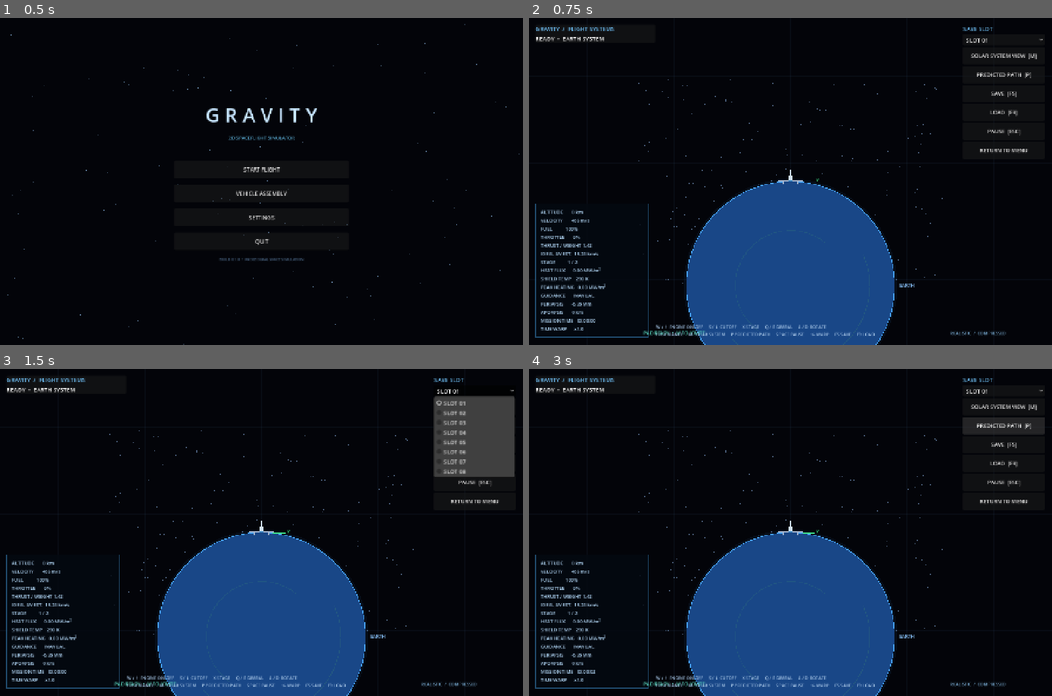
Above: before the commit, frames 1-4 (two rows, left to right).
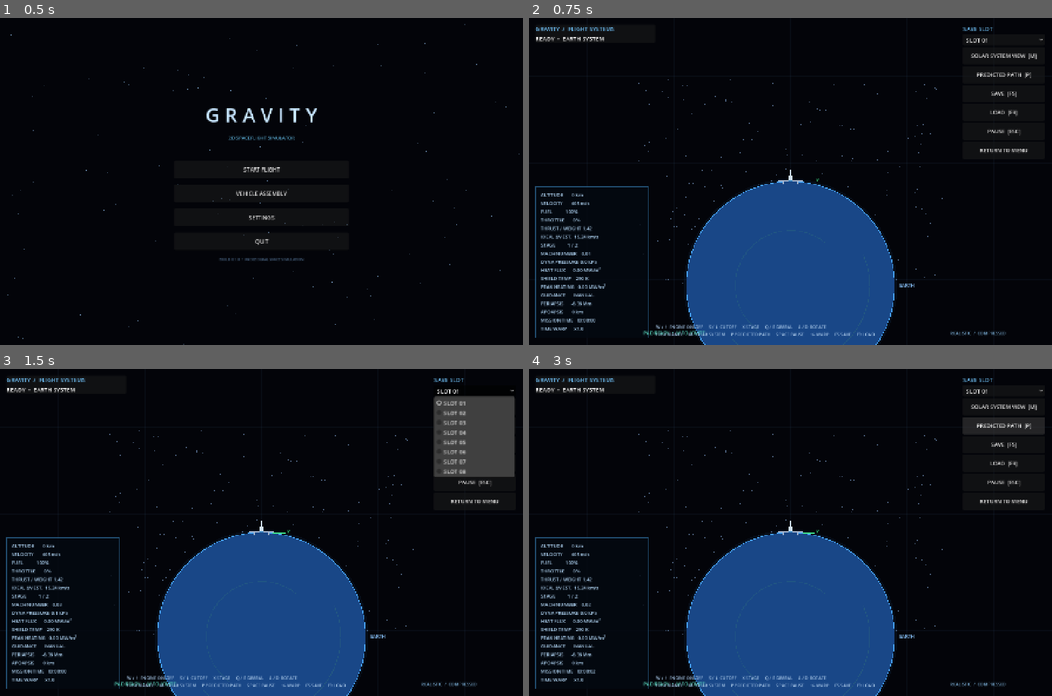
Above: after the commit, the same moments.

Repository: Blagos1195/Gravity-simulator
Game: Godot game, scene res://scenes/main.tscn
Same seed, same stepped clock (60 frames per second), same inputs: the game is played once before the commit and once after it.
Inputs:
- Up to frame 1 (0.5 s): no input
- Up to frame 2 (0.75 s): click "START FLIGHT" at 0.5 s
- Up to frame 3 (1.5 s): click "SLOT 01" at 1.25 s
- Up to frame 4 (3 s): click "SOLAR SYSTEM VIEW [M]" at 2 s; click "PREDICTED PATH [P]" at 2.75 s

Frame 1 is identical in both runs. In frame 2, 1.3% of the frame differs, in the area x 1-23%, y 51-98%; in frame 3, 1.3%; in frame 4, 1.3%.

Commit message:
Add Mach-aware aerodynamics and flight condition telemetry

Diff:
--- a/Gravity/scripts/simulation_view.gd
+++ b/Gravity/scripts/simulation_view.gd
@@ -31,6 +31,8 @@
 var heat_flux_mw := 0.0
 var heat_shield_temperature := 290.0
 var peak_heat_flux_mw := 0.0
+var mach_number := 0.0
+var dynamic_pressure_pa := 0.0
 var camera_zoom := 0.000045
 var solar_map_zoom := 1.0
 var camera_offset := Vector2.ZERO
@@ -135,8 +137,8 @@
 	rocket_position = next_position
 	sim_time = end_time
 	fuel = maxf(0.0, fuel - fuel_used)
-	var atmosphere_velocity := Vector2(-rocket_position.y, rocket_position.x) * EARTH_ROTATION_RATE
-	_update_heating(dt, rocket_position.length() - EARTH_RADIUS, (velocity - atmosphere_velocity).length())
+	_update_flight_environment()
+	_update_heating(dt, rocket_position.length() - EARTH_RADIUS, (velocity - Vector2(-rocket_position.y, rocket_position.x) * EARTH_ROTATION_RATE).length())
 	if fuel <= 0.0001 and stage_index < rocket_stages.size() - 1:
 		_separate_stage()
 	if rocket_position.length() < EARTH_RADIUS + 0.5:
@@ -187,10 +189,28 @@
 	var direction := relative_velocity / relative_speed
 	var nose := Vector2.UP.rotated(rotation_angle + gimbal_angle)
 	var angle_of_attack := asin(clampf(nose.cross(direction), -1.0, 1.0))
-	var drag_force := 0.5 * density * relative_speed * relative_speed * DRAG_AREA * DRAG_COEFFICIENT
-	var lift_force := 0.5 * density * relative_speed * relative_speed * LIFT_AREA * sin(2.0 * angle_of_attack) * 0.35
+	var temperature := PlanetarySystem.atmospheric_temperature(altitude)
+	var speed_of_sound := sqrt(1.4 * 287.05287 * temperature)
+	var mach := relative_speed / maxf(1.0, speed_of_sound)
+	var drag_coefficient := 0.22 + 0.28 * exp(-pow((mach - 1.0) / 0.3, 2.0)) + 0.08 * pow(sin(angle_of_attack), 2.0)
+	var dynamic_pressure := 0.5 * density * relative_speed * relative_speed
+	var drag_force := dynamic_pressure * DRAG_AREA * drag_coefficient
+	var lift_force := dynamic_pressure * LIFT_AREA * sin(2.0 * angle_of_attack) * 0.35
 	var lift_direction := Vector2(-direction.y, direction.x)
 	return -direction * (drag_force / maxf(1.0, mass)) + lift_direction * (lift_force / maxf(1.0, mass))
+
+func _update_flight_environment() -> void:
+	var altitude := rocket_position.length() - EARTH_RADIUS
+	if altitude >= PlanetarySystem.ATMOSPHERE_HEIGHT:
+		mach_number = 0.0
+		dynamic_pressure_pa = 0.0
+		return
+	var atmospheric_velocity := Vector2(-rocket_position.y, rocket_position.x) * EARTH_ROTATION_RATE
+	var relative_speed := (velocity - atmospheric_velocity).length()
+	var density := PlanetarySystem.atmospheric_density(altitude)
+	var temperature := PlanetarySystem.atmospheric_temperature(altitude)
+	mach_number = relative_speed / sqrt(1.4 * 287.05287 * temperature)
+	dynamic_pressure_pa = 0.5 * density * relative_speed * relative_speed
 
 func _update_heating(dt: float, altitude: float, speed: float) -> void:
 	var heat_flux_w := 0.0
@@ -489,6 +509,8 @@
 		"THRUST / WEIGHT %.2f" % thrust_to_weight,
 		"IDEAL ΔV EST.  %.2f km/s" % (remaining_delta_v / 1000.0),
 		"STAGE          %d / %d" % [stage_index + 1, rocket_stages.size()],
+		"MACH NUMBER    %.2f" % mach_number,
+		"DYNA PRESSURE  %.1f kPa" % (dynamic_pressure_pa / 1000.0),
 		"HEAT FLUX      %.2f MW/m²" % heat_flux_mw,
 		"SHIELD TEMP    %.0f K" % heat_shield_temperature,
 		"PEAK HEATING   %.2f MW/m²" % peak_heat_flux_mw,
@@ -498,11 +520,11 @@
 		"MISSION TIME   %s" % _format_time(sim_time),
 		"TIME WARP      x%s" % str(snappedf(time_warp, 0.01))
 	]
-	var box := Rect2(Vector2(18.0 * ui_scale, size.y - 388.0 * ui_scale), Vector2(310.0 * ui_scale, 367.0 * ui_scale))
+	var box := Rect2(Vector2(18.0 * ui_scale, size.y - 435.0 * ui_scale), Vector2(310.0 * ui_scale, 415.0 * ui_scale))
 	draw_rect(box, Color(0.015, 0.035, 0.065, 0.86), true)
 	draw_rect(box, Color(0.18, 0.42, 0.6, 0.7), false, 1.0)
 	for i in range(lines.size()):
-		draw_string(ThemeDB.fallback_font, Vector2(32.0 * ui_scale, size.y - 361.0 * ui_scale + i * 23.0 * ui_scale), lines[i], HORIZONTAL_ALIGNMENT_LEFT, -1, maxi(9, roundi(13.0 * ui_scale)), Color(0.68, 0.82, 0.94))
+		draw_string(ThemeDB.fallback_font, Vector2(32.0 * ui_scale, size.y - 408.0 * ui_scale + i * 23.0 * ui_scale), lines[i], HORIZONTAL_ALIGNMENT_LEFT, -1, maxi(9, roundi(13.0 * ui_scale)), Color(0.68, 0.82, 0.94))
 	draw_string(ThemeDB.fallback_font, Vector2(315.0 * ui_scale, size.y - 28.0 * ui_scale), status_message, HORIZONTAL_ALIGNMENT_LEFT, -1, maxi(9, roundi(13.0 * ui_scale)), Color(0.35, 0.85, 0.75))
 	draw_string(ThemeDB.fallback_font, Vector2(size.x - 280.0 * ui_scale, size.y - 28.0 * ui_scale), realism.to_upper() + "  /  " + world_scale.to_upper(), HORIZONTAL_ALIGNMENT_LEFT, -1, maxi(9, roundi(12.0 * ui_scale)), Color(0.48, 0.68, 0.84))
 
